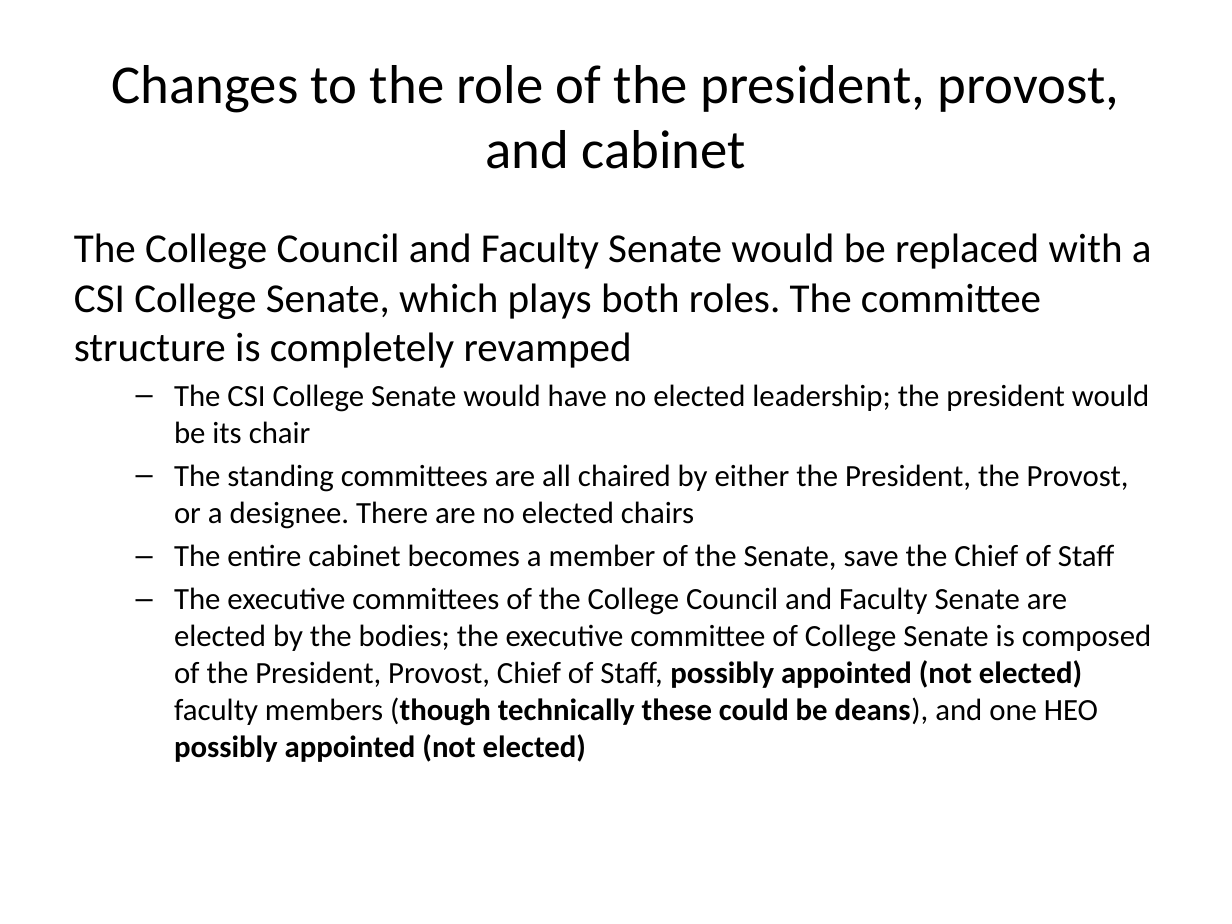
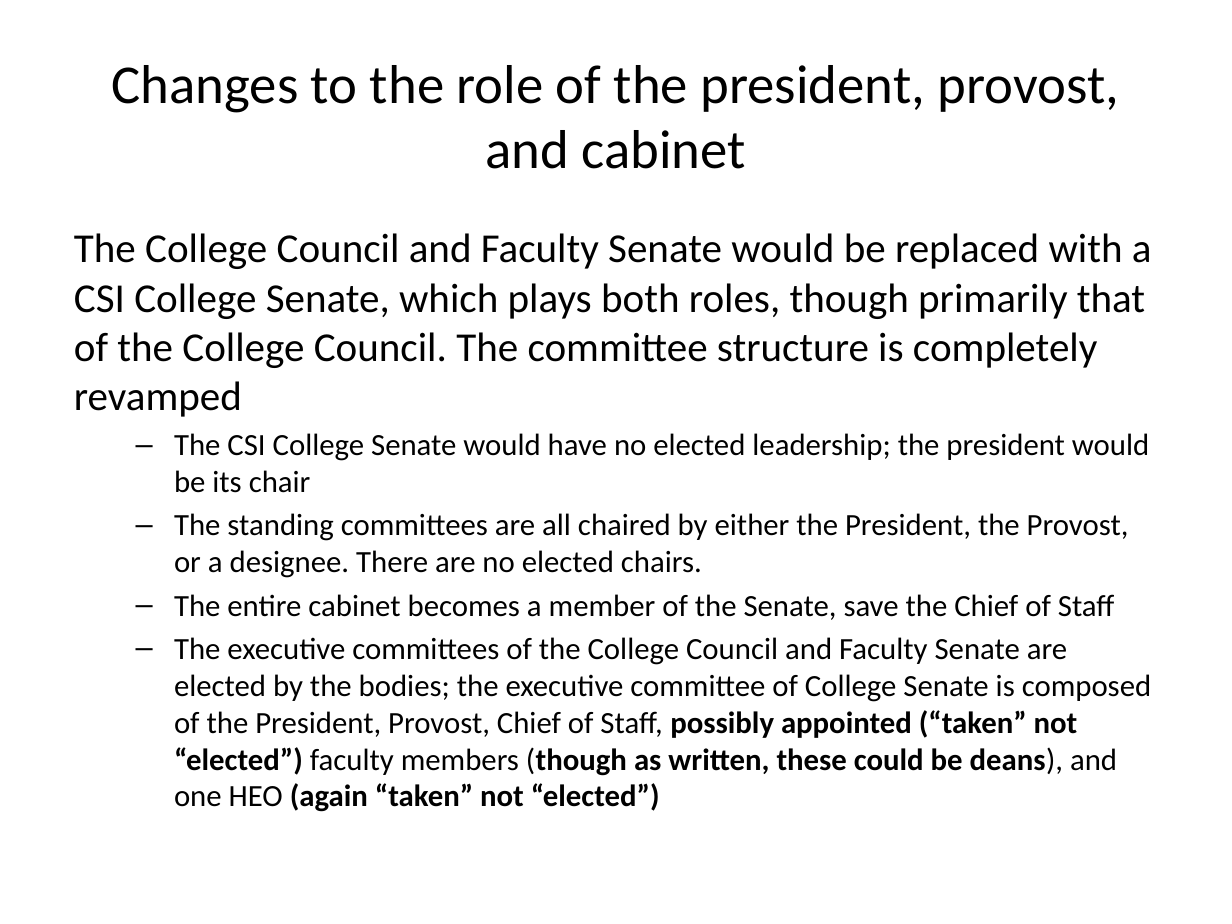
Before and after one commit to csi-covid19/csi-covid19.github.io, a slide deck: slide 4 of CCFS/Mar-SpecialMeeting/Proposed-changes.pptx. Drawn at 1232x924 pixels with LibreOffice and Linux fonts; fonts in the diff are those of the drawing. Boxes give left, top, right and bottom in pixels: in the first picture for what was removed or moved away, otherwise in the second. Text is boxed around its words. In the diff, an @@ line names an element or a change of style, - is before the commit and + after.

```diff
--- a/CCFS/Mar-SpecialMeeting/Proposed-changes.pptx
+++ b/CCFS/Mar-SpecialMeeting/Proposed-changes.pptx
@@ text at bbox=[74, 233, 1152, 417]: text changed @@
-The College Council and Faculty Senate would be replaced with a CSI College Senate, which plays both roles. The committee structure is completely revamped
+The College Council and Faculty Senate would be replaced with a CSI College Senate, which plays both roles, though primarily that of the College Council. The committee structure is completely revamped
@@ text at bbox=[174, 513, 1129, 578]: text changed @@
-  – The standing committees are all chaired by either the President, the Provost, or a designee. There are no elected chairs
+  – The standing committees are all chaired by either the President, the Provost, or a designee. There are no elected chairs.
@@ text at bbox=[174, 637, 1151, 812]: text changed @@
-  – The executive committees of the College Council and Faculty Senate are elected by the bodies; the executive committee of College Senate is composed of the President, Provost, Chief of Staff, possibly appointed (not elected) faculty members (though technically these could be deans), and one HEO possibly appointed (not elected)
+  – The executive committees of the College Council and Faculty Senate are elected by the bodies; the executive committee of College Senate is composed of the President, Provost, Chief of Staff, possibly appointed (“taken” not “elected”) faculty members (though as written, these could be deans), and one HEO (again “taken” not “elected”)
```
Also in this commit, not shown: 10 other slides changed, 1 slide added.
